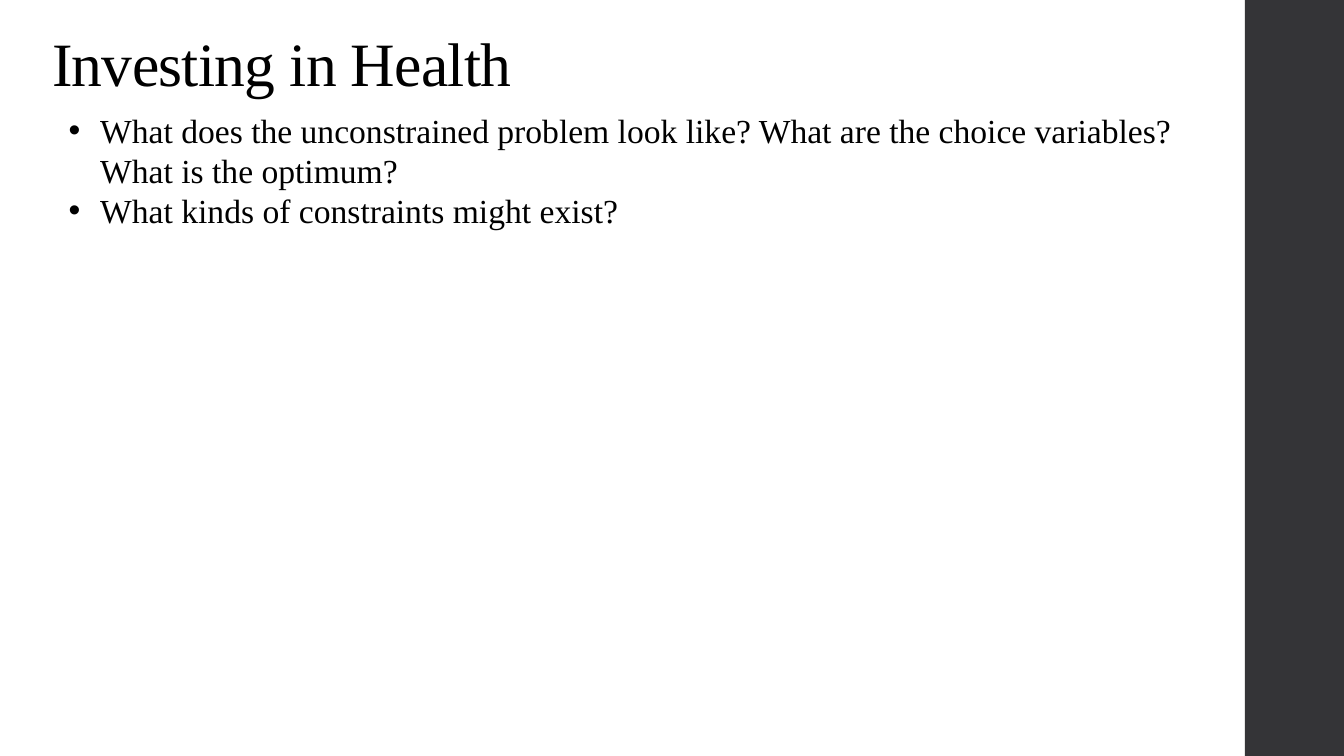
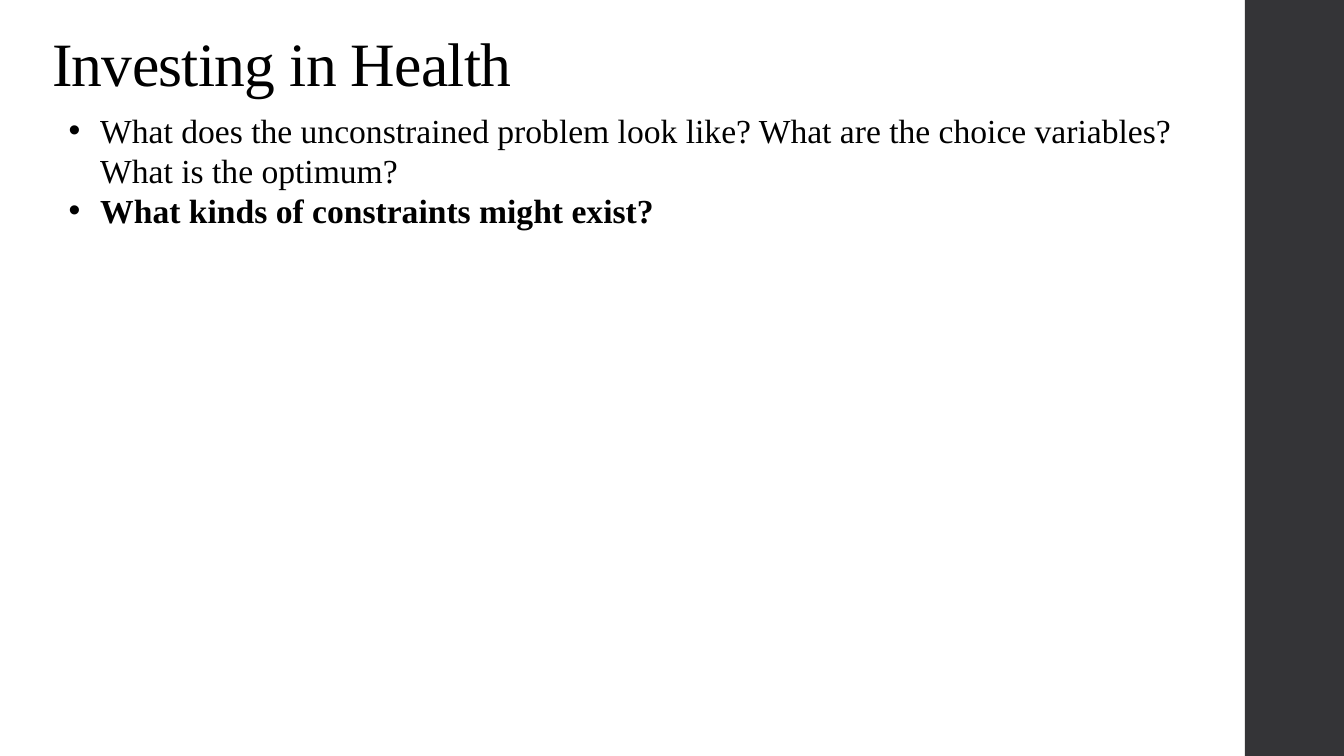
Before and after one commit to alex-hoagland/HAD6750H, a slide deck: slide 36 of Lecture01_Introduction/L1Slides_DemandforHealth_2023W.pptx (slide 35 before the commit). Drawn at 1344x756 pixels with LibreOffice and Linux fonts; fonts in the diff are those of the drawing. Boxes give left, top, right and bottom in pixels: in the first picture for what was removed or moved away, otherwise in the second. Text is boxed around its words. In the diff, an @@ line names an element or a change of style, - is before the commit and + after.

```diff
--- a/Lecture01_Introduction/L1Slides_DemandforHealth_2023W.pptx
+++ b/Lecture01_Introduction/L1Slides_DemandforHealth_2023W.pptx
@@ text at (100,199,654,230): bold on in "What kinds of constraints might exist?" @@
```
Also in this commit, not shown: 9 other slides changed, 3 slides added, 1 slide removed, 3 other files.
